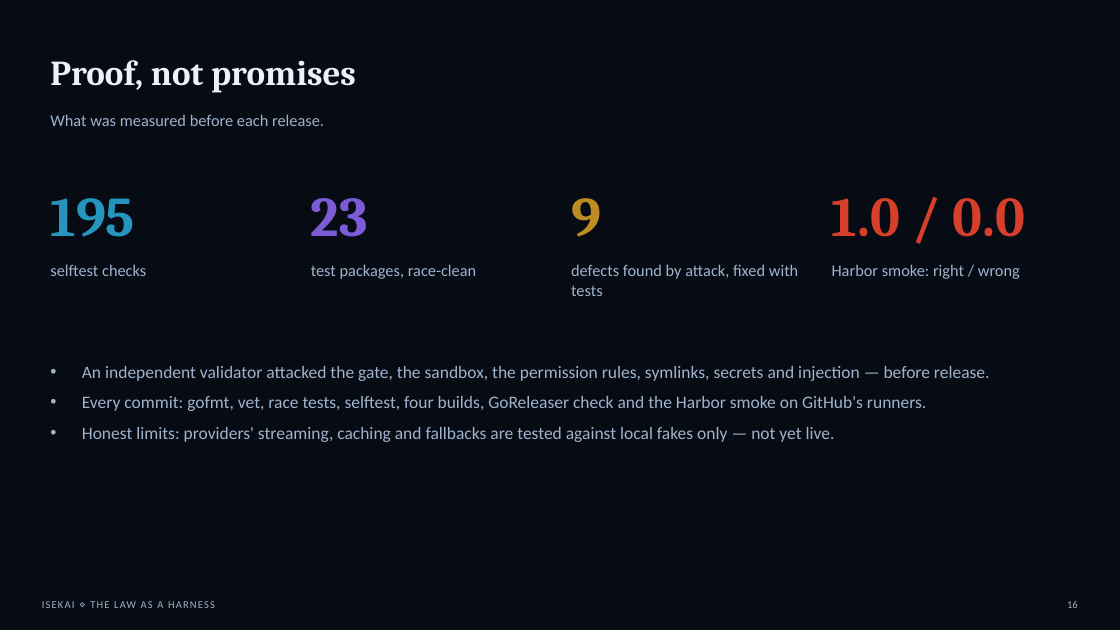
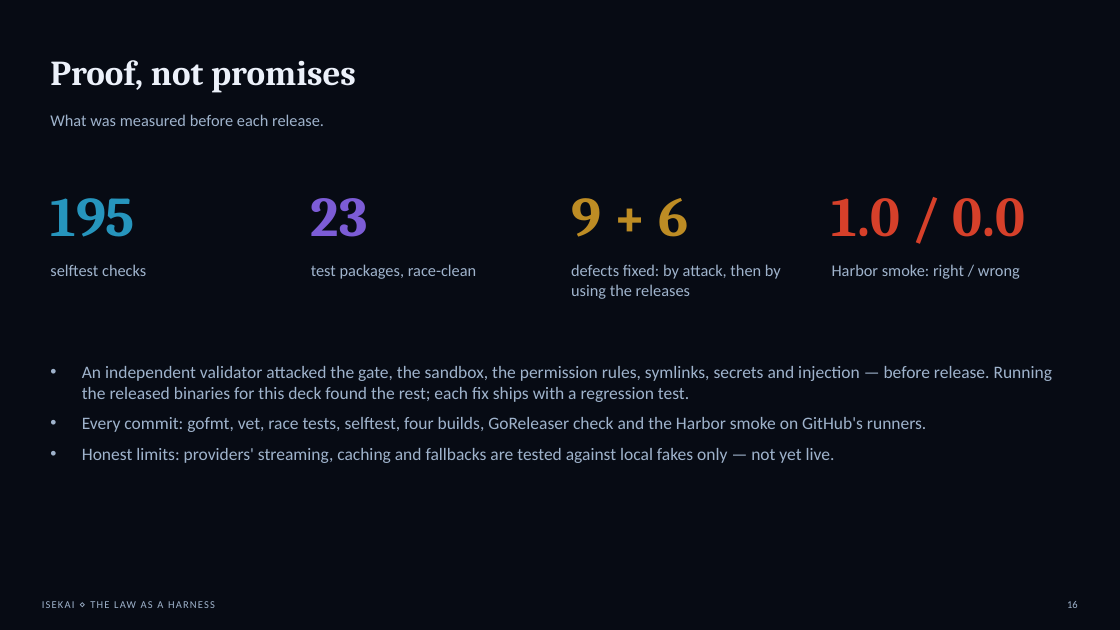
Before and after one commit to Kaginari/agentic-playground, a slide deck: slide 16 of presentations/isekai-binary.pptx. Drawn at 1120x630 pixels with LibreOffice and Linux fonts; fonts in the diff are those of the drawing. Boxes give left, top, right and bottom in pixels: in the first picture for what was removed or moved away, otherwise in the second. Text is boxed around its words. In the diff, an @@ line names an element or a change of style, - is before the commit and + after.

```diff
--- a/presentations/isekai-binary.pptx
+++ b/presentations/isekai-binary.pptx
@@ text at <box>571,198,689,237</box>: text changed @@
-9
+9 + 6
@@ text at <box>571,264,781,299</box>: text changed @@
-defects found by attack, fixed with tests
+defects fixed: by attack, then by using the releases
@@ text at <box>82,366,1052,402</box>: text changed @@
-• An independent validator attacked the gate, the sandbox, the permission rules, symlinks, secrets and injection — before release.
+• An independent validator attacked the gate, the sandbox, the permission rules, symlinks, secrets and injection — before release. Running the released binaries for this deck found the rest; each fix ships with a regression test.
```
Also in this commit, not shown: 3 other slides changed, 2 other files.
